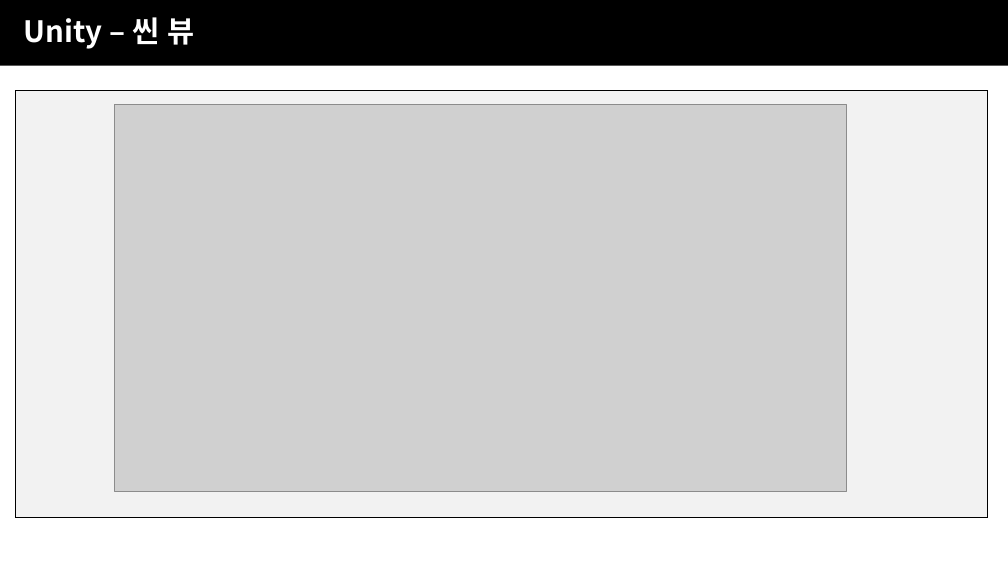
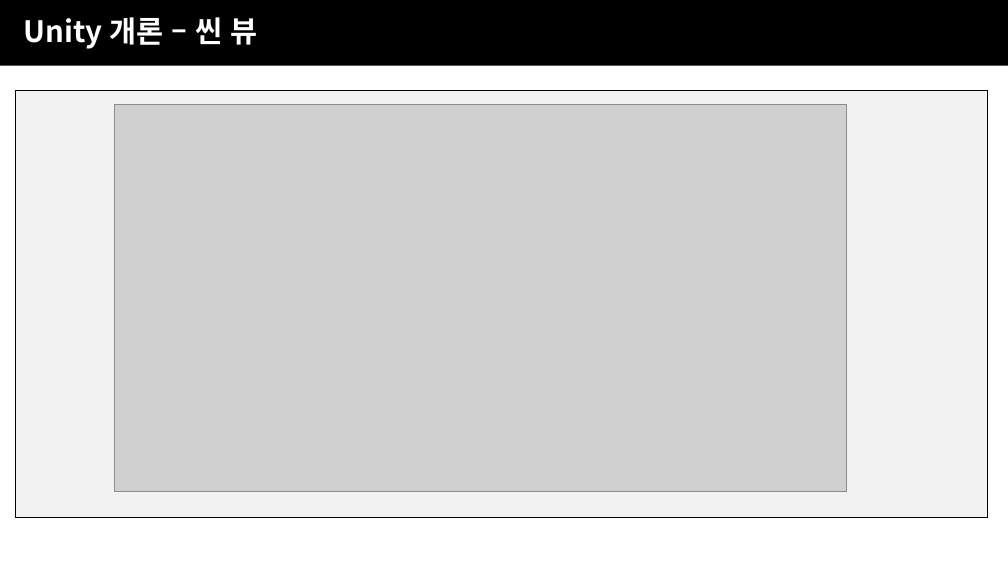
Before and after one commit to JJaery/SBSGameAcademy3, a slide deck: slide 9 of 4주차/SBS게임아카데미_UNITY주말4개월_4주차(유니티).pptx. Drawn at 1008x567 pixels with LibreOffice and Linux fonts; fonts in the diff are those of the drawing; grey boxes stand for pictures; background and template pictures are left out. Boxes give left, top, right and bottom in pixels: in the first picture for what was removed or moved away, otherwise in the second. Text is boxed around its words. In the diff, an @@ line names an element or a change of style, - is before the commit and + after.

```diff
--- a/4주차/SBS게임아카데미_UNITY주말4개월_4주차(유니티).pptx
+++ b/4주차/SBS게임아카데미_UNITY주말4개월_4주차(유니티).pptx
@@ text at [24,17,258,49]: text changed @@
-Unity – 씬 뷰
+Unity 개론 – 씬 뷰
```
Also in this commit, not shown: 7 other slides changed, 3 slides added, 8 other files.
